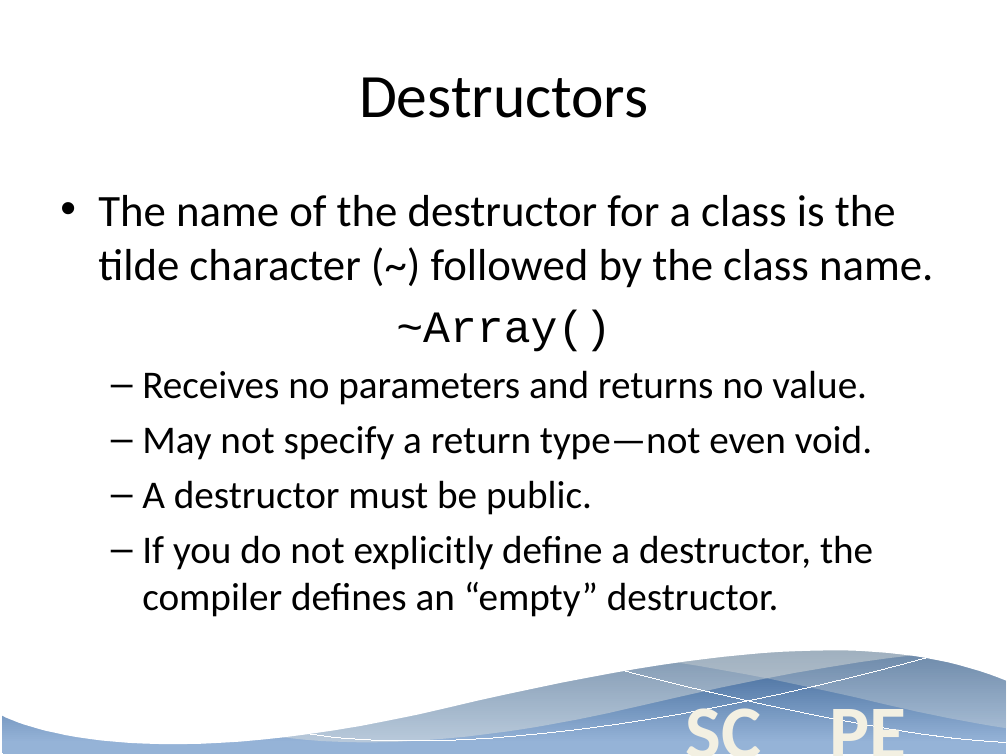
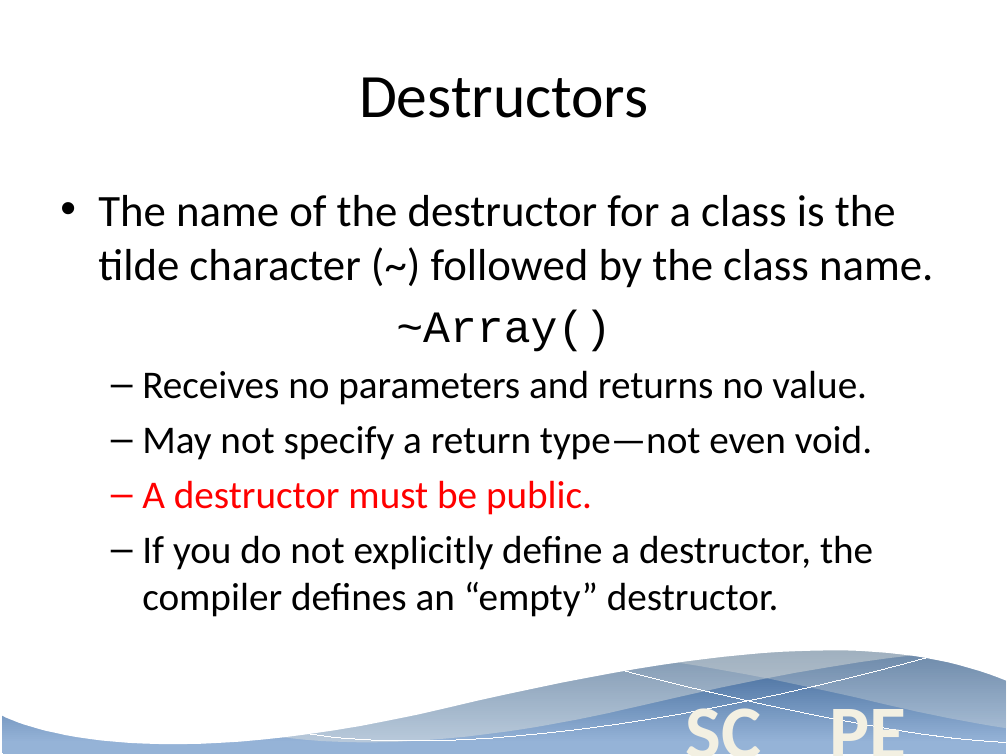
Before and after one commit to AceBenson/ProgrammingII, a slide deck: slide 23 of Lecture/Week07/Week08.pptx. Drawn at 1008x756 pixels with LibreOffice and Linux fonts; fonts in the diff are those of the drawing; background and template pictures are left out. Boxes give left, top, right and bottom in pixels: in the first picture for what was removed or moved away, otherwise in the second. Text is boxed around its words. In the diff, an @@ line names an element or a change of style, - is before the commit and + after.

```diff
--- a/Lecture/Week07/Week08.pptx
+++ b/Lecture/Week07/Week08.pptx
@@ text at [142, 480, 592, 515]: text colour #000000 to #FF0000 in "A destructor must be public." @@
```
Also in this commit, not shown: 9 other files.
